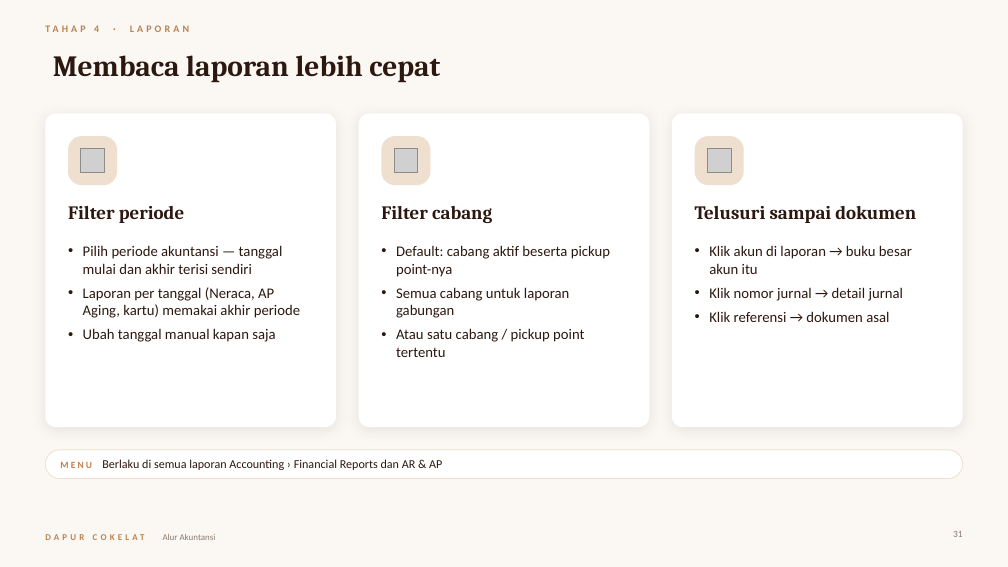
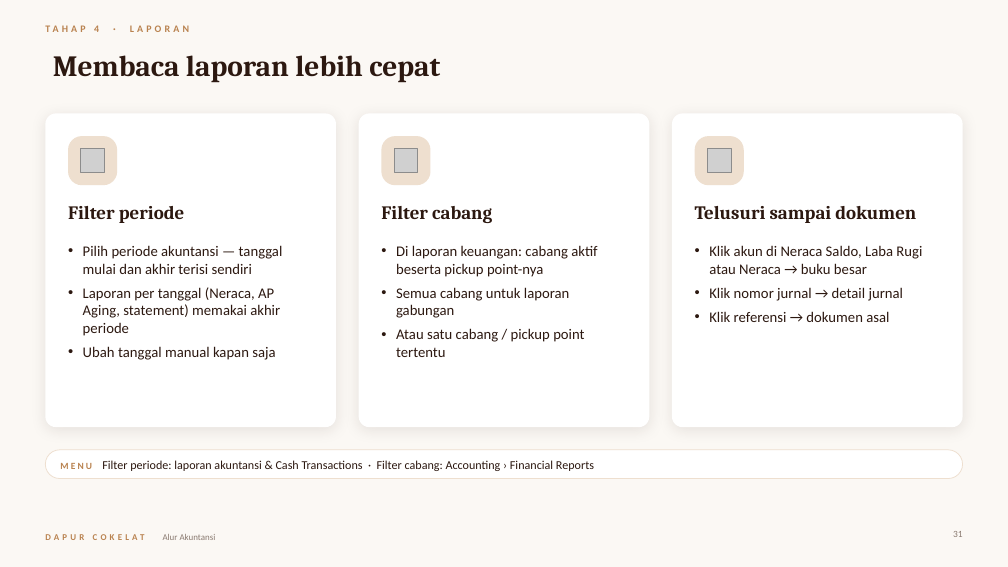
Before and after one commit to poedihippo/restopia-web, a slide deck: slide 31 of docs/Alur-Akuntansi-Dapur-Cokelat.pptx. Drawn at 1008x567 pixels with LibreOffice and Linux fonts; fonts in the diff are those of the drawing; grey boxes stand for pictures. Boxes give left, top, right and bottom in pixels: in the first picture for what was removed or moved away, otherwise in the second. Text is boxed around its words. In the diff, an @@ line names an element or a change of style, - is before the commit and + after.

```diff
--- a/docs/Alur-Akuntansi-Dapur-Cokelat.pptx
+++ b/docs/Alur-Akuntansi-Dapur-Cokelat.pptx
@@ text at bbox=[396, 245, 597, 277]: text changed @@
-• Default: cabang aktif beserta pickup point-nya
+• Di laporan keuangan: cabang aktif beserta pickup point-nya
@@ text at bbox=[709, 245, 922, 274]: text changed @@
-• Klik akun di laporan → buku besar akun itu
+• Klik akun di Neraca Saldo, Laba Rugi atau Neraca → buku besar
@@ text at bbox=[83, 287, 280, 336]: text changed @@
-• Laporan per tanggal (Neraca, AP Aging, kartu) memakai akhir periode
+• Laporan per tanggal (Neraca, AP Aging, statement) memakai akhir periode
@@ text at bbox=[60, 460, 594, 471]: text changed @@
-MENU Berlaku di semua laporan Accounting › Financial Reports dan AR & AP
+MENU Filter periode: laporan akuntansi & Cash Transactions · Filter cabang: Accounting › Financial Reports
```
Also in this commit, not shown: 24 other slides changed, 1 other file.
